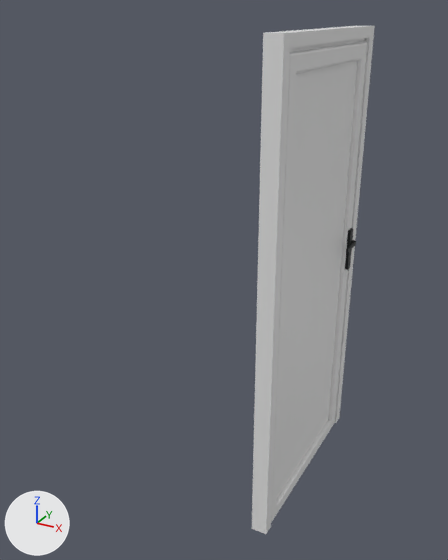
Renders of the FBX model Assets/Meshes/MainDoor/MainDoor.fbx from each side of a commit.
Camera for both pictures: a camera (50 mm lens) standing at (0.95, -2.12, 2.33) and looking at (-0.45, 0.42, 1.06). Arrows for +X, +Y and +Z are at lower left; the lights stay in place. Where no turn or scale is listed for an object, it has been applied to the vertices. Vertices at the same position are counted once.

Script lines for the objects in view, before the commit:
```python
me_cube_001 = bpy.data.meshes.new('Cube.001')
me_cube_001.from_pydata(...)  # 24 vertices, 14 faces; spans x -0.04..0.04, y -0.05..1.02, z 0.0..2.25
me_cube_001.materials.append(mat_material_004)  # white #e7e7e7
me_plane_001 = bpy.data.meshes.new('Plane.001')
me_plane_001.from_pydata(...)  # 332 vertices, 325 faces; spans x -1.48..1.21, y -1.09..0.91, z -1.23..13.01
me_plane_001.materials.append(mat_material_006)  # picture img_doorhandle_texture_png
me_plane_002 = bpy.data.meshes.new('Plane.002')
me_plane_002.from_pydata(...)  # 281 vertices, 260 faces; spans x -0.04..0.04, y 0.0..0.95, z 0.01..2.21
me_plane_002.materials.append(mat_material_005)  # white #e7e7e7
me_plane_007 = bpy.data.meshes.new('Plane.007')
me_plane_007.from_pydata(...)  # 757 vertices, 619 faces; spans x -0.059..-0.041, y 0.873..0.917, z 1.049..1.269
me_plane_007.materials.append(mat_material_007)  # picture img_maindoorlocker_texture_png
me_plane_008 = bpy.data.meshes.new('Plane.008')
me_plane_008.from_pydata(...)  # 753 vertices, 605 faces; spans x 0.036..0.053, y 0.873..0.917, z 1.049..1.269
me_plane_008.materials.append(mat_material_007)  # picture img_maindoorlocker_texture_png
ob_door = bpy.data.objects.new('Door', me_plane_002)
ob_door.location = (0.0, 0.0, 0.0)
ob_door_001 = bpy.data.objects.new('Door.001', me_plane_007)
ob_door_001.location = (0.0, 0.0, 0.0)
ob_door_003 = bpy.data.objects.new('Door.003', me_plane_008)
ob_door_003.location = (0.0, 0.0, 0.0)
ob_door_handle_003 = bpy.data.objects.new('Door Handle.003', me_plane_001)
ob_door_handle_003.location = (0.063, 0.89, 1.201)
ob_door_handle_003.rotation_euler = (-1.571, 0.0, 0.0)  # degrees (-90, 0, 0)
ob_door_handle_003.scale = (-0.01, -0.01, -0.01)
ob_frame_door = bpy.data.objects.new('Frame Door', me_cube_001)
ob_frame_door.location = (0.0, 0.0, 0.0)
```
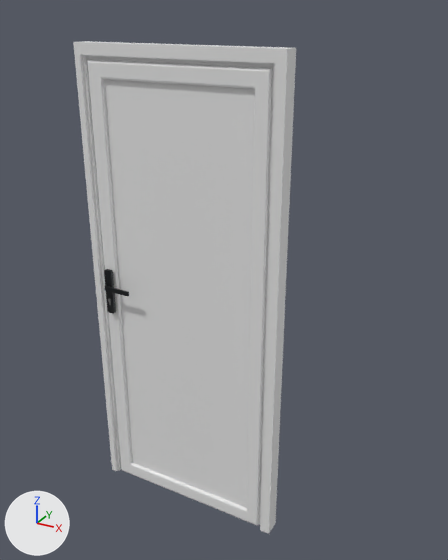
Where the newer file only moved an object's origin or applied its transform, the numbers keep the older frame.

Pixel boxes [x1, y1, x2, y2] of what changed, in the pictures (448 x 560 px):
'Door', reshaped: before [271, 38, 367, 523]; after [87, 55, 275, 525]
'Frame Door', reshaped (81% wider): before [252, 25, 375, 534]; after [73, 41, 296, 534]
'Door.001', reshaped (not visible before): after [104, 269, 116, 314]
'Door.003', reshaped (not visible afterwards): before [345, 228, 353, 270]
'Door Handle.003', moved, rescaled (not visible afterwards): before [346, 240, 356, 253]

The edits, one by one:
me_cube_001 is used by ob_frame_door; location (0.0, 0.0, 0.0).
me_cube_001 had 24 vertices, 14 faces and spanned x -0.04..0.04, y -0.05..1.02, z 0.0..2.25.
me_cube_001 now has 24 vertices, 14 faces and spans x -0.9..0.05, y -0.04..0.04, z 0.0..2.2.
me_cube_001 part 4: 24 of 24 vertices moved; they spanned x -0.04..0.04, y -0.05..1.02, z 0.0..2.25 and now span x -0.9..0.05, y -0.04..0.04, z 0.0..2.2; mean shift (-0.57, -0.64, -0.02); largest move (-0.04, 1.02, 2.25) -> (-0.9, -0.04, 2.2).
me_plane_008 has 753 vertices, 605 faces and spans x 0.036..0.053, y 0.873..0.917, z 1.049..1.269.
me_plane_008 is used by ob_door_003; location (0.0, 0.0, 0.0).
me_plane_008 part 3: the whole mesh is multiplied about its middle by the matrix ((0.0, -0.902, 0.0), (1.001, 0.0, 0.0), (0.0, 0.0, 1.001)), then moved by (-0.856, -0.842, -0.058).
me_plane_007 has 757 vertices, 619 faces and spans x -0.059..-0.041, y 0.873..0.917, z 1.049..1.269.
me_plane_007 is used by ob_door_001; location (0.0, 0.0, 0.0).
me_plane_007 part 1: the whole mesh is multiplied about its middle by the matrix ((0.0, -0.902, 0.0), (1.001, 0.0, 0.0), (0.0, 0.0, 1.001)), then moved by (-0.762, -0.936, -0.058).
me_plane_002 has 281 vertices, 260 faces and spans x -0.04..0.04, y 0.0..0.95, z 0.01..2.21.
me_plane_002 is used by ob_door; location (0.0, 0.0, 0.0).
me_plane_002 part 2: the whole mesh is multiplied about the mesh origin by the matrix ((0.0, -0.904, 0.0), (0.861, 0.0, 0.0), (0.0, 0.0, 0.977)).
Object 'Door Handle.003' (ob_door_handle_003) moves from (0.063, 0.89, 1.201) to (-0.809, 0.068, 1.13).
Object 'Door Handle.003' (ob_door_handle_003) is rescaled from (-0.01, -0.01, -0.01) to (0.01, 0.01, 0.01).
